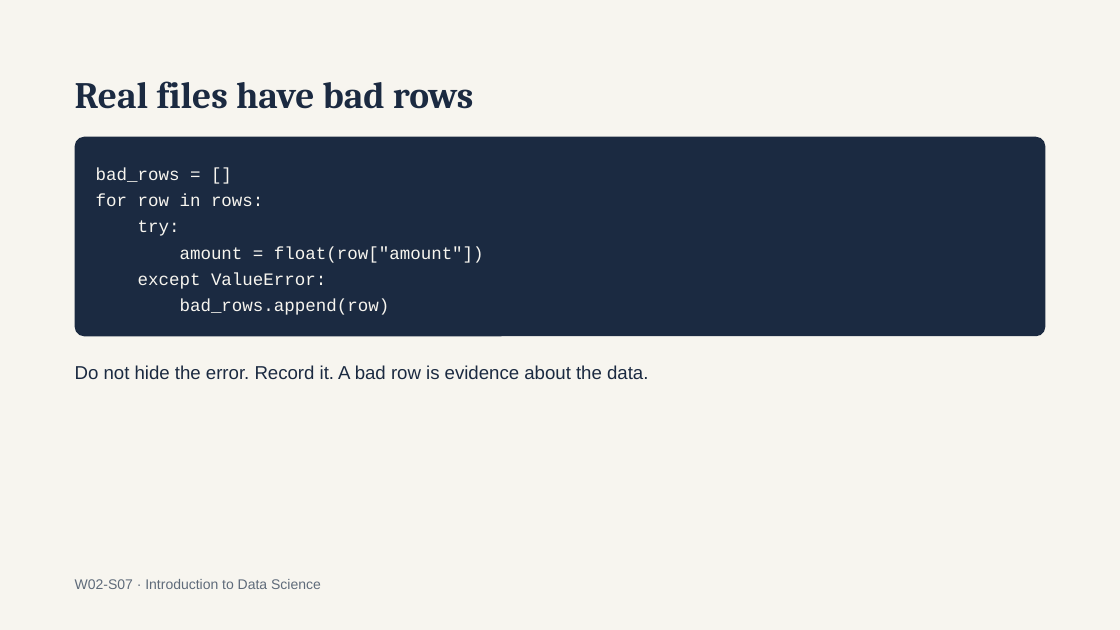
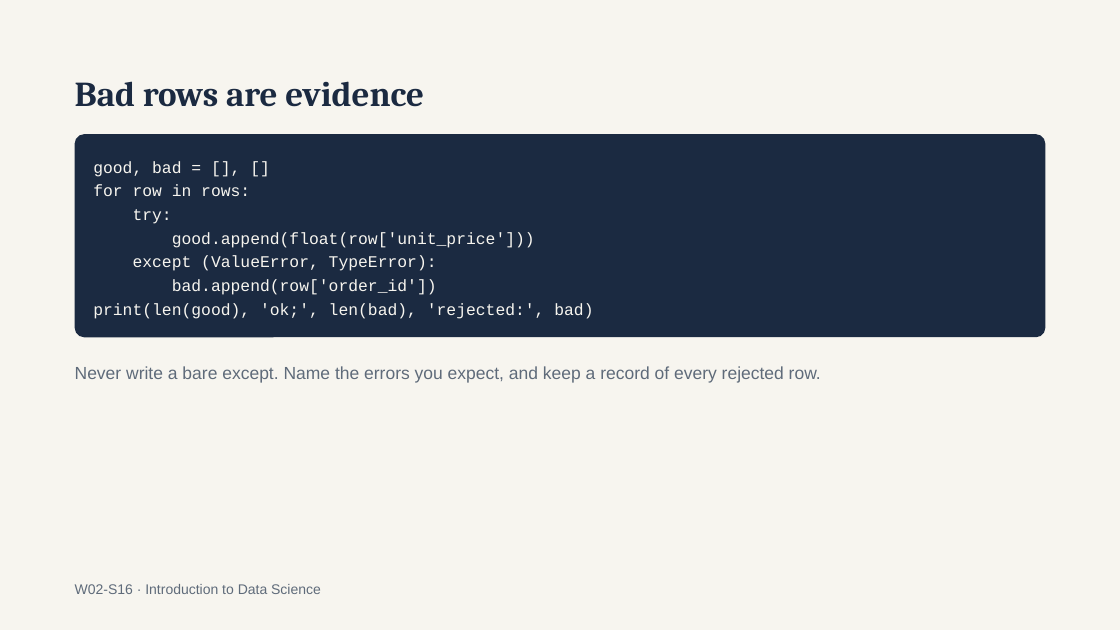
Before and after one commit to a6dulrauf/introduction-to-data-science-fall26, a slide deck: slide 16 of week 2/Intro to Data Science — Week 2 Python for Data Work.pptx (slide 7 before the commit). Drawn at 1120x630 pixels with LibreOffice and Linux fonts; fonts in the diff are those of the drawing. Boxes give left, top, right and bottom in pixels: in the first picture for what was removed or moved away, otherwise in the second. Text is boxed around its words. In the diff, an @@ line names an element or a change of style, - is before the commit and + after.

```diff
--- a/week 2/Intro to Data Science — Week 2 Python for Data Work.pptx
+++ b/week 2/Intro to Data Science — Week 2 Python for Data Work.pptx
@@ title at bbox=[75, 81, 424, 107]: text changed; size 32 to 30 pt @@
-Real files have bad rows
+Bad rows are evidence
@@ rounded rectangle "good, bad = [], []" at bbox=[75, 134, 1046, 338]: proportions changed @@
@@ text in rounded rectangle at bbox=[93, 161, 181, 177]: text changed; size 15 to 14 pt @@
-bad_rows = []
+good, bad = [], []
@@ text in rounded rectangle at bbox=[93, 184, 250, 224]: size 15 to 14 pt in "for row in rows:", "try:"; line spacing 22.5pt to 20.3pt @@
@@ text in rounded rectangle at bbox=[93, 232, 593, 319]: text changed; size 15 to 14 pt @@
-amount = float(row["amount"])
-except ValueError:
-bad_rows.append(row)
+good.append(float(row['unit_price']))
+except (ValueError, TypeError):
+bad.append(row['order_id'])
+print(len(good), 'ok;', len(bad), 'rejected:', bad)
@@ text at bbox=[75, 366, 821, 383]: text changed; size 16 to 15 pt; text colour #1B2A41 to #5F6B7A @@
-Do not hide the error. Record it. A bad row is evidence about the data.
+Never write a bare except. Name the errors you expect, and keep a record of every rejected row.
@@ text at bbox=[75, 584, 321, 594]: text changed @@
-W02-S07 · Introduction to Data Science
+W02-S16 · Introduction to Data Science
```
Also in this commit, not shown: 4 other slides changed, 21 slides added, 7 slides removed, 3 other files.
